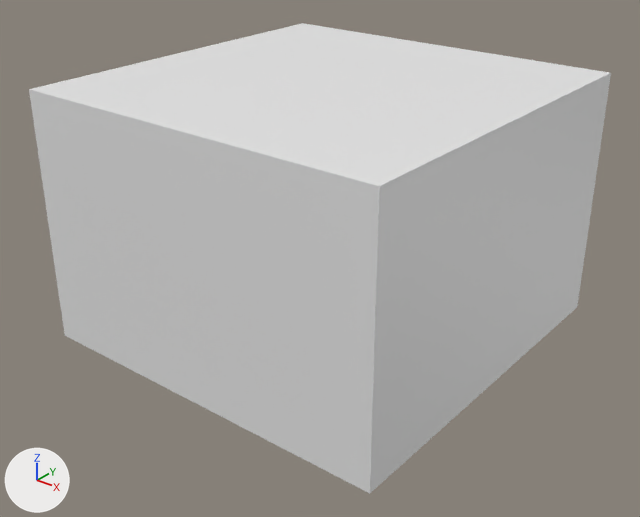
Two versions of the FBX model LevelBuildingSidekick/Assets/ISI Lab/ExampleResources/Prototype/Meshes/Proto_Exterior_02/Full_Mountain.fbx, one commit apart.
The view is the same before and after, from a camera (50 mm lens) standing at (-0.08, -18.01, 3.65) and looking at (-3.95, -13.17, 0.65). Lighting does not change. The marker at lower left points along +X, +Y and +Z. Where no turn or scale is listed for an object, it has been applied to the vertices.

In view in the first picture: 'Full_Mountain'.
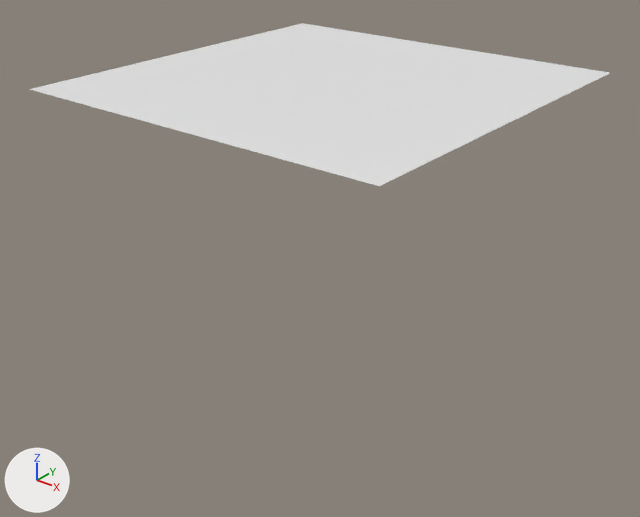
Changed parts and their boxes (x1, y1, x2, y2) in the pictures (640 x 517 px):
'Full_Mountain', reshaped (65% shorter)
    before: (29, 23, 611, 493)
    after: (29, 23, 610, 186)
part 1 of me_plane_020, deleted
    before: (29, 73, 611, 493)

What changed in the scene script:
```text
Change me_plane_020:
    used by ob_full_mountain; location = (-4.0, -13.0, 0.0)
    remove me_plane_020.from_pydata(...)  # 113 vertices, 96 faces; spans x -1.5..1.5, y -1.5..1.5, z 0.0..2.0
    add me_plane_020.from_pydata(...)  # 81 vertices, 64 faces; spans x -1.5..1.5, y -1.5..1.5, z 2.0
    me_plane_020 part 1
    32 vertices are removed from x -1.5..1.5, y -1.5..1.5, z 0.0
    32 faces are deleted
```
